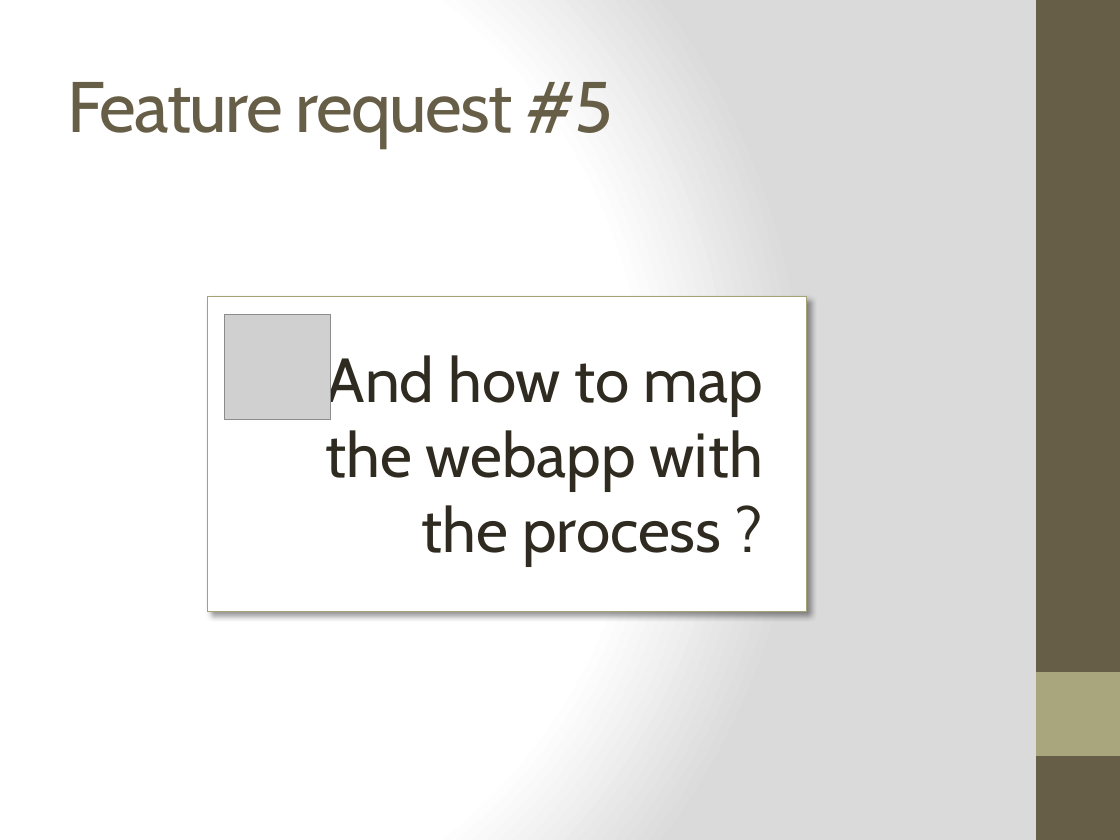
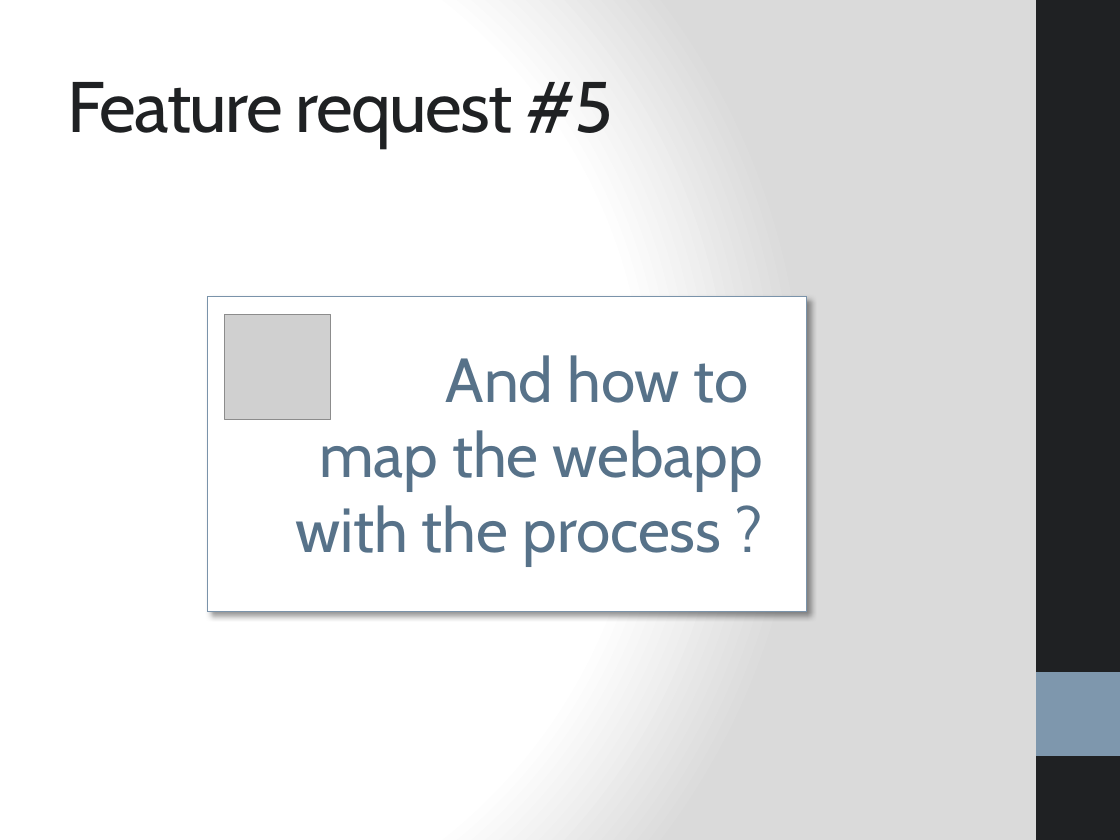
Before and after one commit to bouquetf/call-for-paper, a slide deck: slide 21 of slides/slides.pptx. Drawn at 1120x840 pixels with LibreOffice and Linux fonts; fonts in the diff are those of the drawing; grey boxes stand for pictures. Boxes give left, top, right and bottom in pixels: in the first picture for what was removed or moved away, otherwise in the second. Text is boxed around its words. In the diff, an @@ line names an element or a change of style, - is before the commit and + after.

Commit message:
changing style

```diff
--- a/slides/slides.pptx
+++ b/slides/slides.pptx
@@ rectangle at <box>1036,0,1120,840</box>: fill #675E47 to #1F2123 @@
@@ title "Feature request #5" at <box>67,82,614,148</box>: text colour #675E47 to #1F2123 @@
@@ rectangle "And how to" at <box>207,297,806,612</box>: outline #A6A278 0.75 pt to #7A94AA 0.75 pt @@
@@ text in rectangle at <box>295,355,763,566</box>: text changed; text colour #2F2B20 to #577289 @@
-And how to map the webapp with the process ?
+And how to
+map the webapp with the process ?
@@ rectangle at <box>1036,672,1120,756</box>: fill #A9A57C to #7E97AD @@
```
Also in this commit, not shown: 22 other slides changed.
